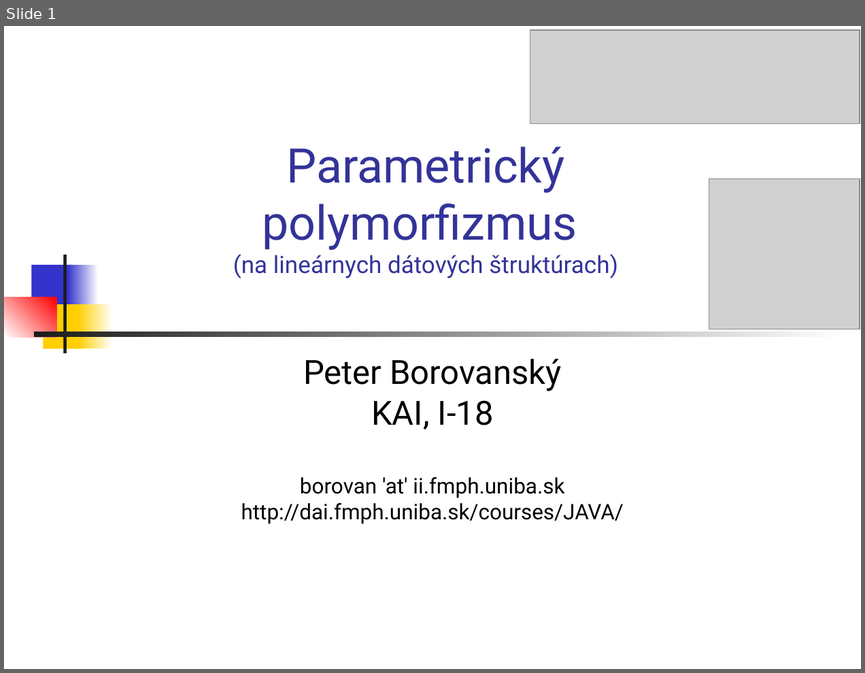
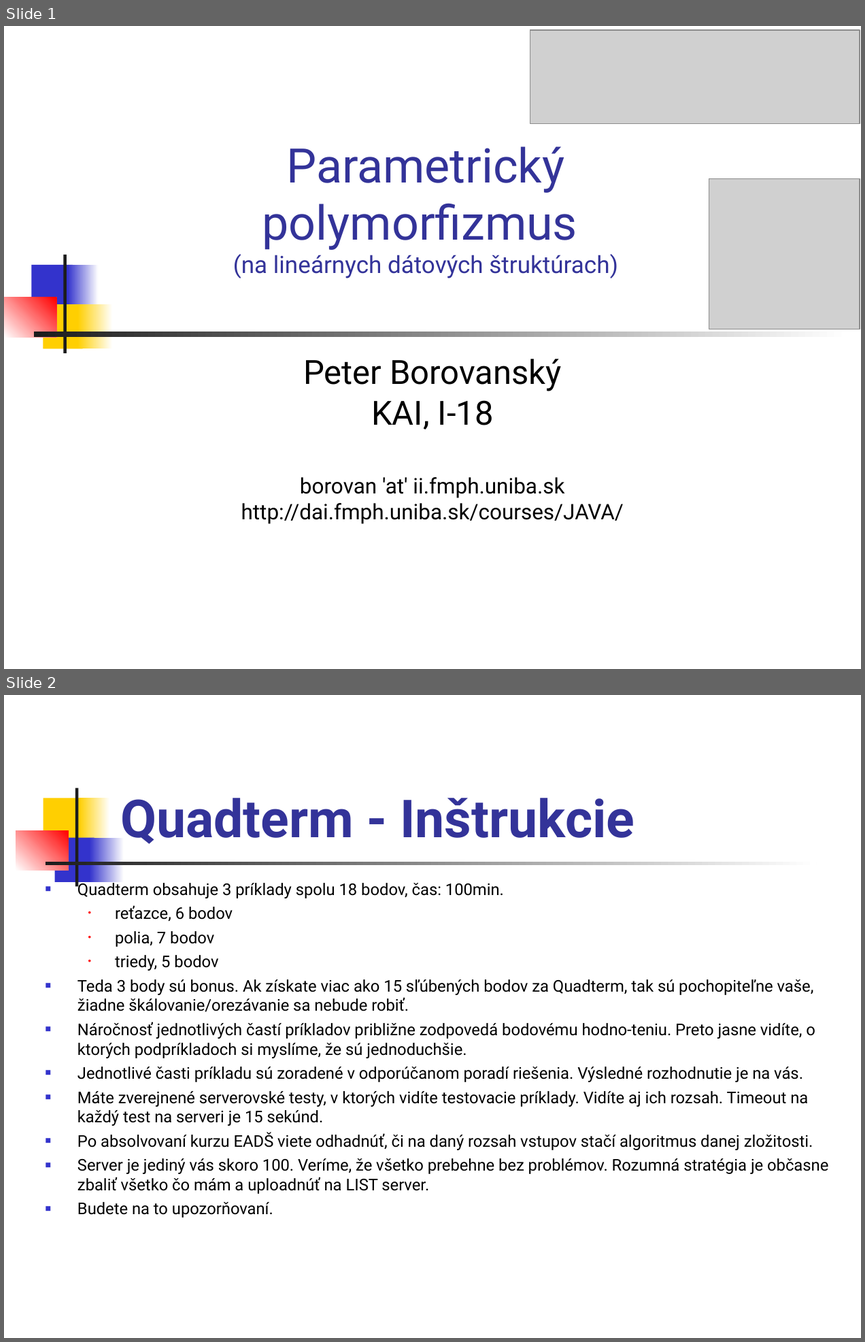
Before and after one commit to Programovanie4/Prednasky, a slide deck: 05/05_java.ppt. Shown one above the other, each under a label of ours: slide 1 before the commit, slides 1 and 2 after it. The pictures are 865x673 and 865x1342 pixels, drawn with LibreOffice and Linux fonts; fonts in the diff are those of the drawing; grey boxes stand for pictures. Boxes give left, top, right and bottom in pixels: in the first picture for what was removed or moved away, otherwise in the second. Text is boxed around its words. In the diff, an @@ line names an element or a change of style, - is before the commit and + after.

```diff
--- a/05/05_java.ppt
+++ b/05/05_java.ppt
@@ slide 2 added at box(4, 695, 861, 1338), background #FFFFFF @@
@@ rectangle added at box(75, 787, 77, 886), fill #1C1C1C @@
@@ rectangle added at box(43, 798, 84, 843), fill #FFCF01 @@
@@ rectangle added at box(79, 798, 110, 843), fill gradient #FFCF01 to #FFFFFF @@
@@ title added at box(120, 798, 634, 844), 44 pt, text #333399, bold @@
+Quadterm - Inštrukcie
@@ rectangle added at box(16, 830, 68, 870), fill gradient #FFFFFF to #FF0000 @@
@@ rectangle added at box(54, 837, 94, 882), fill #3333CC @@
@@ rectangle added at box(90, 837, 124, 882), fill gradient #3333CC to #FFFFFF @@
@@ rectangle added at box(45, 862, 816, 864), fill gradient #1C1C1C to #FFFFFF @@
@@ text added at box(77, 880, 828, 1217), 13.6 pt, text #000000 @@
+■ Quadterm obsahuje 3 príklady spolu 18 bodov, čas: 100min.
+  • reťazce, 6 bodov
+  • polia, 7 bodov
+  • triedy, 5 bodov
+■ Teda 3 body sú bonus. Ak získate viac ako 15 sľúbených bodov za Quadterm, tak sú pochopiteľne vaše, žiadne škálovanie/orezávanie sa nebude robiť.
+■ Náročnosť jednotlivých častí príkladov približne zodpovedá bodovému hodno-teniu. Preto jasne vidíte, o ktorých podpríkladoch si myslíme, že sú jednoduchšie.
+■ Jednotlivé časti príkladu sú zoradené v odporúčanom poradí riešenia. Výsledné rozhodnutie je na vás.
+■ Máte zverejnené serverovské testy, v ktorých vidíte testovacie príklady. Vidíte aj ich rozsah. Timeout na každý test na serveri je 15 sekúnd.
+■ Po absolvovaní kurzu EADŠ viete odhadnúť, či na daný rozsah vstupov stačí algoritmus danej zložitosti.
+■ Server je jediný vás skoro 100. Veríme, že všetko prebehne bez problémov. Rozumná stratégia je občasne zbaliť všetko čo mám a uploadnúť na LIST server.
+■ Budete na to upozorňovaní.
```
Also in this commit, not shown: 5 slides changed, 3 other slides added, 4 other files.
